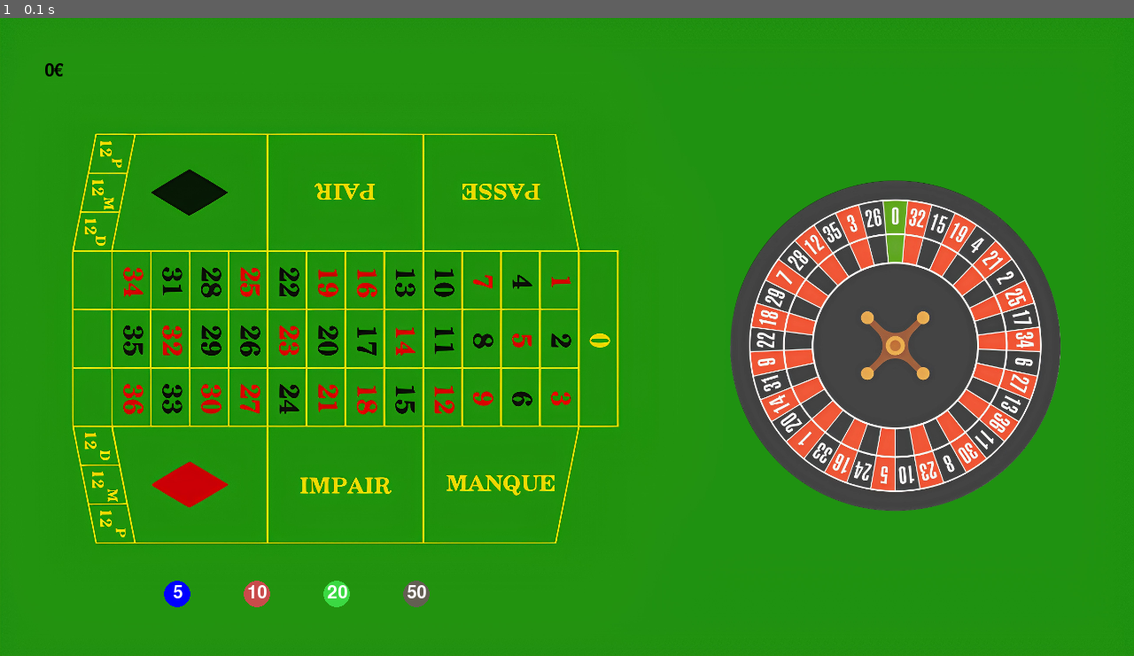
Above: before the commit, frame 1.
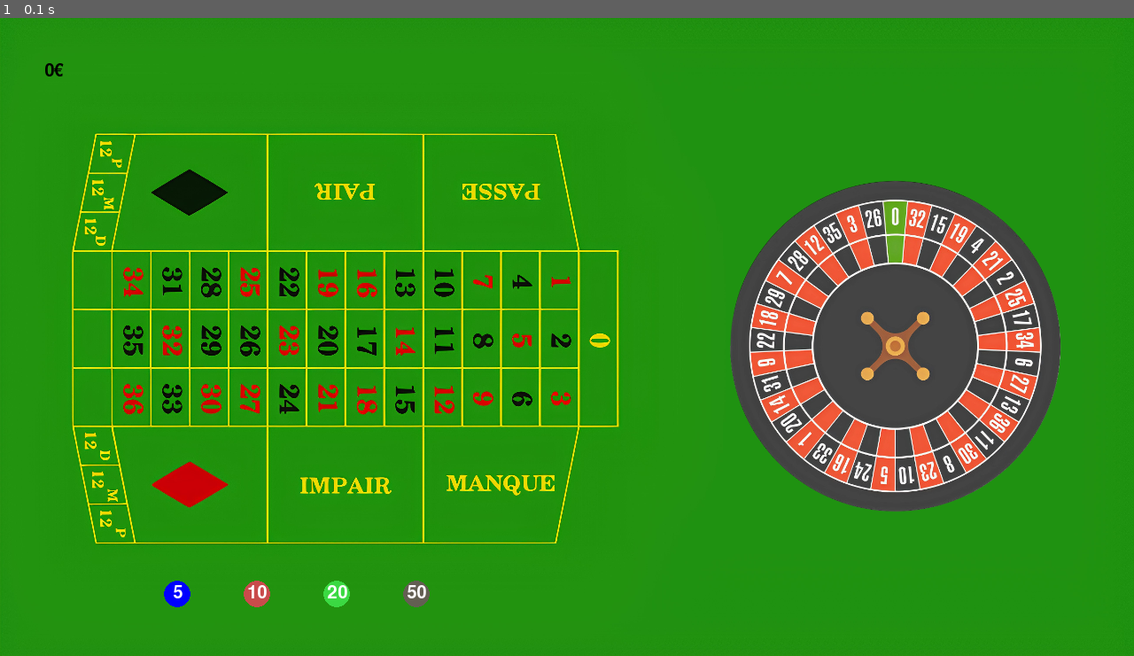
Above: after the commit, the same moment.

Repository: nelledge/roulette
Game: pygame game, started from main.py
The game is run twice, just before and just after one commit, with the same random seed, the same clock (stepped at 60 frames per second) and the same inputs.
Inputs:
- Up to frame 1 (0.1 s): no input

The runs differ from the first frame. In frame 1, 1.3% of the frame differs, in the area x 65-93%, y 25-78%.

Commit message:
eddeting the image

Diff:
--- a/main.py
+++ b/main.py
@@ -72,7 +72,7 @@
         mouse_pos = pygame.mouse.get_pos()
 
         screen.blit(background, (0,0))
-        screen.blit(image_roulette, (820, 100))
+        screen.blit(image_roulette, (820, 180))
         wheel_rect = image_roulette.get_rect(topleft=(820, 100))
 
 
Binary file changed: pictures/wheel.png
